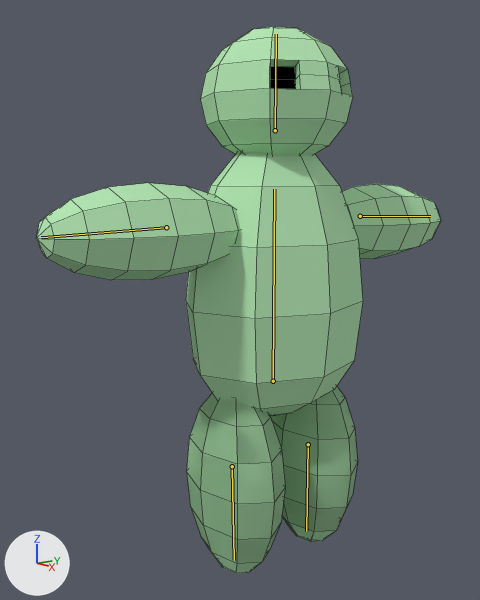
The Blender file FinalProject/DiD.blend as it was, and as the next commit left it.
The view is the same before and after, from a 50 mm camera at (6.32, -5.25, 5.04) aimed at (-1.05, 0.26, 3.32). Lighting does not change. The marker at lower left points along +X, +Y and +Z. The bones that bend it are drawn over the model as lines. Mesh edges are drawn as thin lines.

In view in the first picture: 'Actor.Player'.
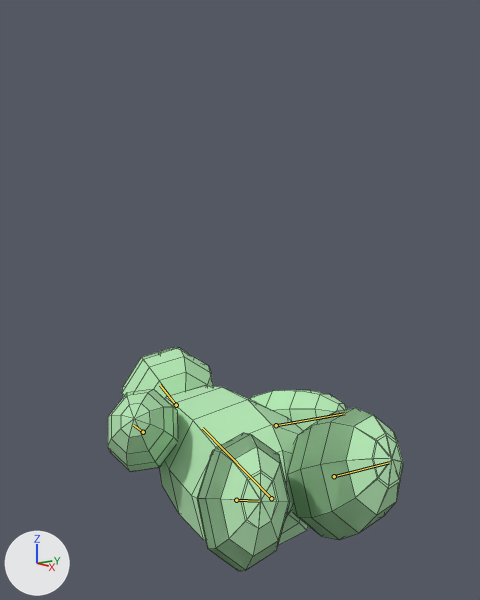
The newer file adds an action. The first version stands in its rest pose; the second is drawn at frame 315 of the action 'ArmatureAction'.

The edits, one by one:
Bone 'Spine' (bone_spine) moves from (0.0, 0.0, 0.0) to (0.0, -0.666, 0.0).
Bone 'Spine' (bone_spine) turns from (0, 0, 0) to (-12, 7, 86) degrees about its own x, y and z.
Bone 'Bone.001' (bone_bone_001) moves from (0.0, 0.0, 0.0) to (0.072, -0.141, 0.003).
Bone 'Bone.001' (bone_bone_001) turns from (0, 0, 0) to (-58, -16, -25) degrees about its own x, y and z.
Bone 'Bone.002' (bone_bone_002) moves from (0.0, 0.0, 0.0) to (0.249, -0.139, -0.087).
Bone 'Bone.002' (bone_bone_002) turns from (0, 0, 0) to (-6, -9, -32) degrees about its own x, y and z.
Bone 'Bone.003' (bone_bone_003) moves from (0.0, 0.0, 0.0) to (0.092, -0.111, 0.127).
Bone 'Bone.003' (bone_bone_003) turns from (0, 0, 0) to (57, 17, -23) degrees about its own x, y and z.
Bone 'Leg.R' (bone_leg_r) moves from (0.0, 0.0, 0.0) to (0.12, -0.186, -0.057).
Bone 'Leg.R' (bone_leg_r) turns from (0, 0, 0) to (-17, -7, -26) degrees about its own x, y and z.
Bone 'Skull' (bone_skull) moves from (0.0, 0.0, 0.0) to (-0.024, 0.094, -0.059).
Bone 'Skull' (bone_skull) turns from (0, 0, 0) to (4, 4, 0) degrees about its own x, y and z.

Changed parts and their boxes [x1, y1, x2, y2] in the pictures (480 x 600 px):
'Actor.Player', posed (27% narrower, 59% shorter)
    before: [36, 27, 441, 573]
    after: [108, 347, 403, 571]
bone 'Spine', root to tip
    before: (273, 381) to (274, 189)
    after: (271, 498) to (202, 428)
bone 'Bone.001', root to tip
    before: (360, 216) to (430, 216)
    after: (276, 425) to (344, 413)
bone 'Bone.002', root to tip
    before: (308, 444) to (306, 531)
    after: (334, 476) to (389, 462)
bone 'Bone.003', root to tip
    before: (166, 227) to (41, 237)
    after: (143, 432) to (133, 425)
bone 'Leg.R', root to tip
    before: (232, 466) to (234, 560)
    after: (236, 500) to (258, 501)
bone 'Skull', root to tip
    before: (275, 130) to (276, 34)
    after: (176, 405) to (160, 385)
